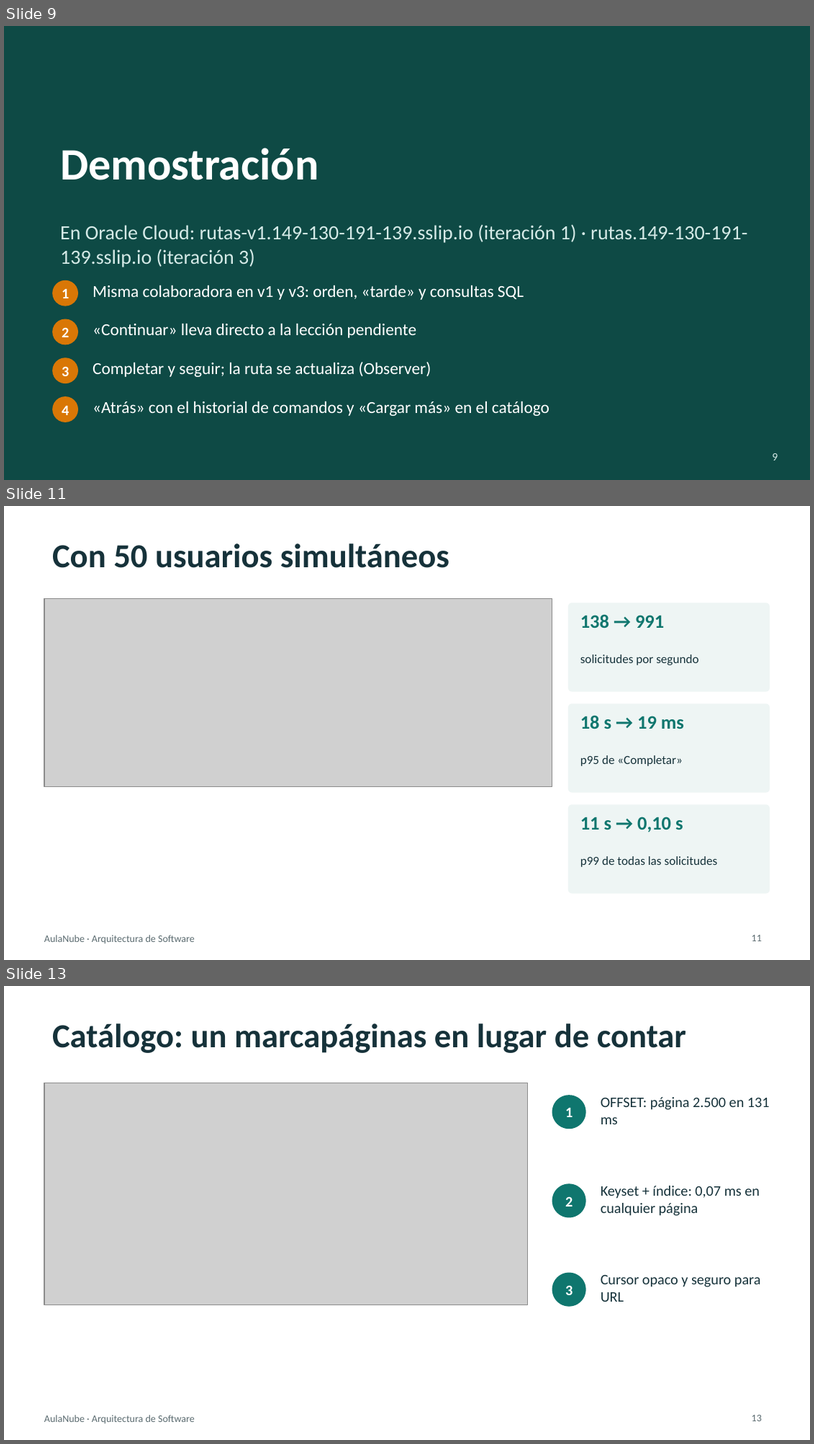
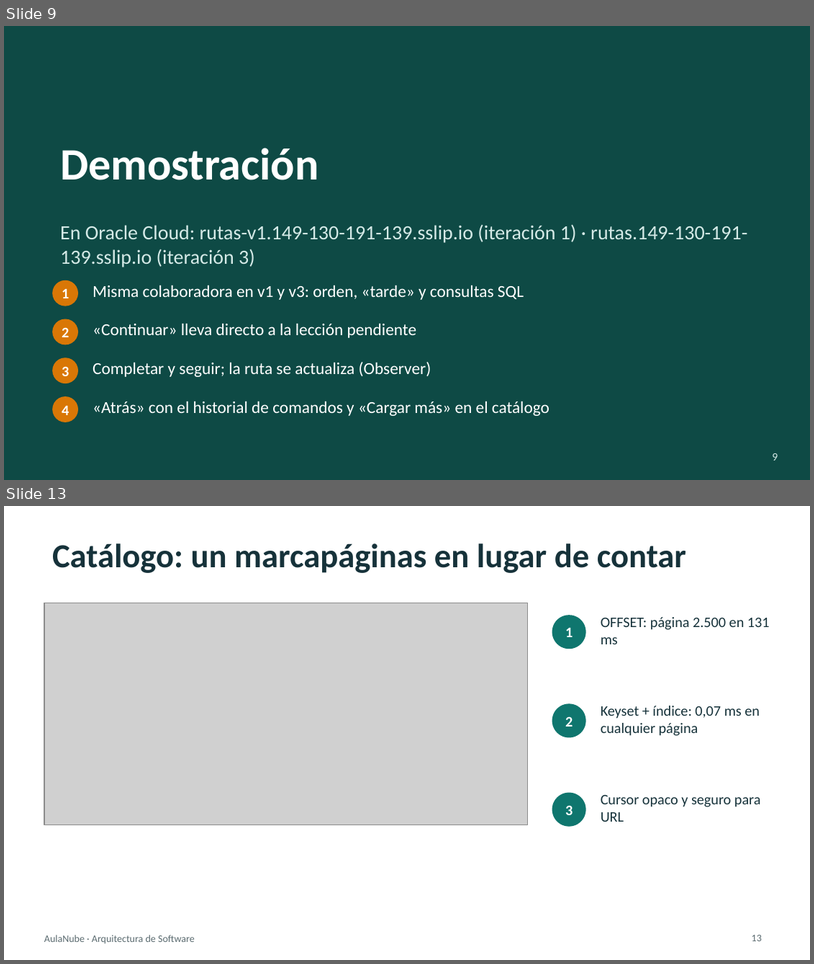
Before and after one commit to augustocco/aulanube-rutas, a slide deck: docs/presentacion/Presentacion-AulaNube-Rutas.pptx. Shown one above the other, each under a label of ours: slides 9, 11 and 13 before the commit, slides 9 and 13 after it; the slides between them are not shown. The pictures are 814x1444 and 814x964 pixels, drawn with LibreOffice and Linux fonts; fonts in the diff are those of the drawing; grey boxes stand for pictures. Boxes give left, top, right and bottom in pixels: in the first picture for what was removed or moved away, otherwise in the second. Text is boxed around its words. In the diff, an @@ line names an element or a change of style, - is before the commit and + after.

```diff
--- a/docs/presentacion/Presentacion-AulaNube-Rutas.pptx
+++ b/docs/presentacion/Presentacion-AulaNube-Rutas.pptx
@@ slide 11 removed at [4, 506, 810, 960], background #FFFFFF; not listed: 1 template element that a slide beside it also shows @@
@@ title removed at [52, 543, 450, 568] @@
-Con 50 usuarios simultáneos
@@ picture removed at [44, 599, 553, 787] @@
@@ rounded rectangle removed at [568, 602, 770, 692] @@
@@ text removed at [581, 614, 664, 628] @@
-138 → 991
@@ text removed at [581, 654, 699, 665] @@
-solicitudes por segundo
@@ rounded rectangle removed at [568, 703, 770, 793] @@
@@ text removed at [581, 715, 684, 728] @@
-18 s → 19 ms
@@ text removed at [581, 755, 683, 766] @@
-p95 de «Completar»
@@ rounded rectangle removed at [568, 804, 770, 893] @@
@@ text removed at [581, 816, 684, 832] @@
-11 s → 0,10 s
@@ text removed at [581, 856, 718, 867] @@
-p99 de todas las solicitudes
@@ page number removed at [752, 934, 762, 941] @@
-11
```
Also in this commit, not shown: 1 slide changed, 3 slides added, 2 other slides removed, 7 other files.
